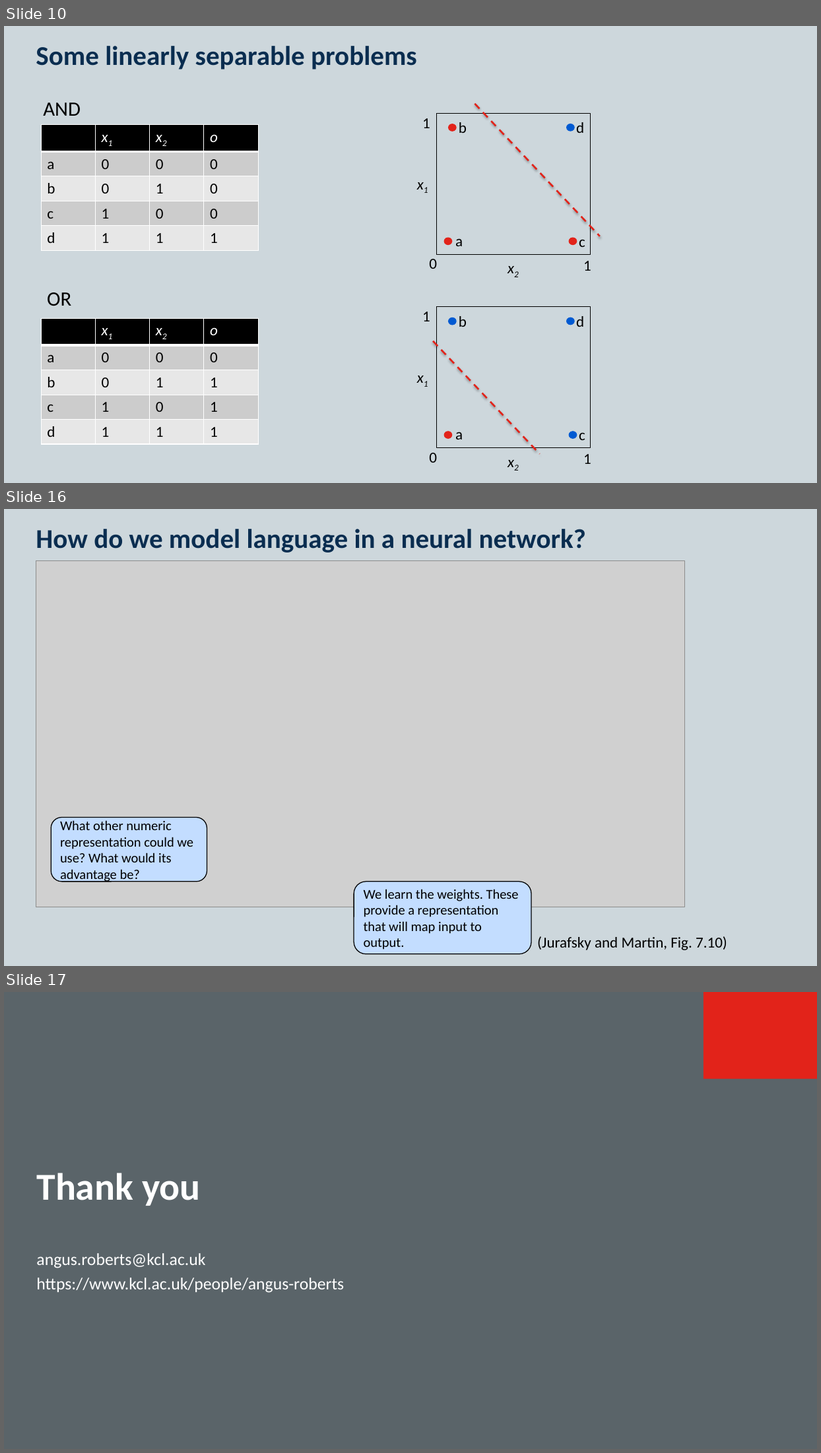
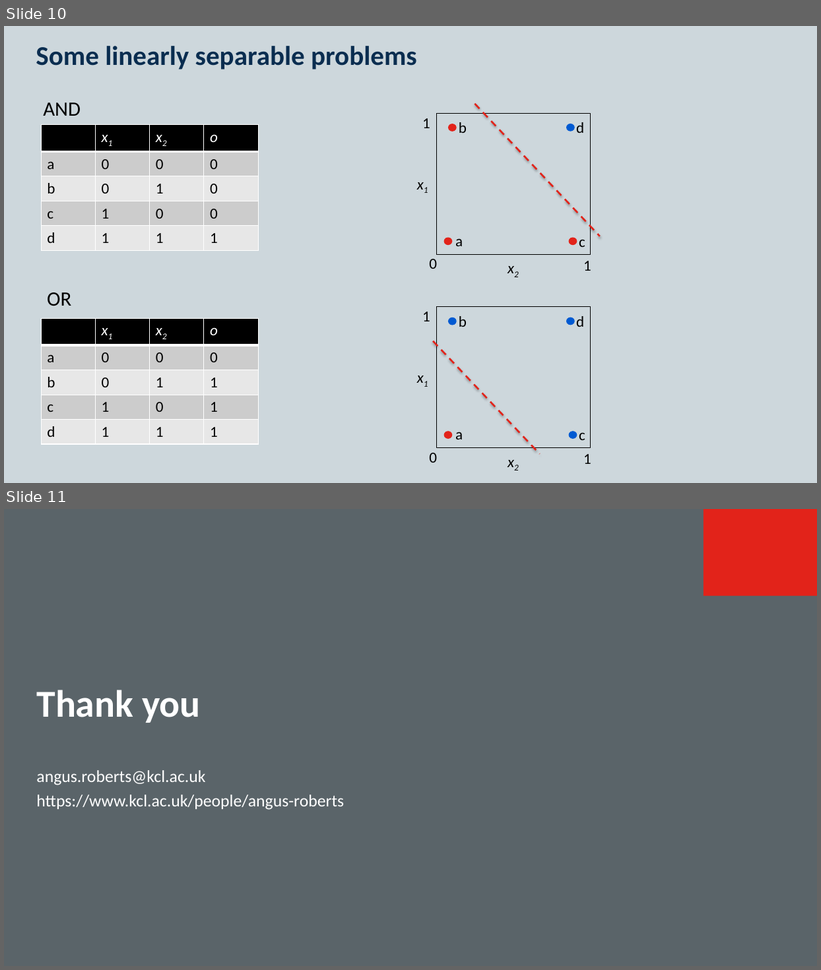
Before and after one commit to KCL-Health-NLP/nlp_youth_awards, a slide deck: presentations/neural-networks.pptx. Shown one above the other, each under a label of ours: slides 10, 16 and 17 before the commit, slides 10 and 11 after it; the slides between them are not shown. The pictures are 821x1453 and 821x970 pixels, drawn with LibreOffice and Linux fonts; fonts in the diff are those of the drawing; grey boxes stand for pictures; background and template pictures are left out. Boxes give left, top, right and bottom in pixels: in the first picture for what was removed or moved away, otherwise in the second. Text is boxed around its words. In the diff, an @@ line names an element or a change of style, - is before the commit and + after.

```diff
--- a/presentations/neural-networks.pptx
+++ b/presentations/neural-networks.pptx
@@ slide 16 removed at (4,509,817,966), background #CDD7DC; not listed: 2 template elements that a slide beside it also shows @@
@@ title removed at (36,529,586,553) @@
-How do we model language in a neural network?
@@ picture removed at (36,561,684,908) @@
@@ rounded rectangle removed at (51,818,207,882) @@
-What other numeric representation could we use? What would its advantage be?
@@ rounded rectangle removed at (354,882,531,955) @@
-We learn the weights. These provide a representation that will map input to output.
@@ text removed at (537,937,727,951) @@
-(Jurafsky and Martin, Fig. 7.10)
@@ what was slide 17 is now slide 11 @@
```
Also in this commit, not shown: 5 other slides removed.
